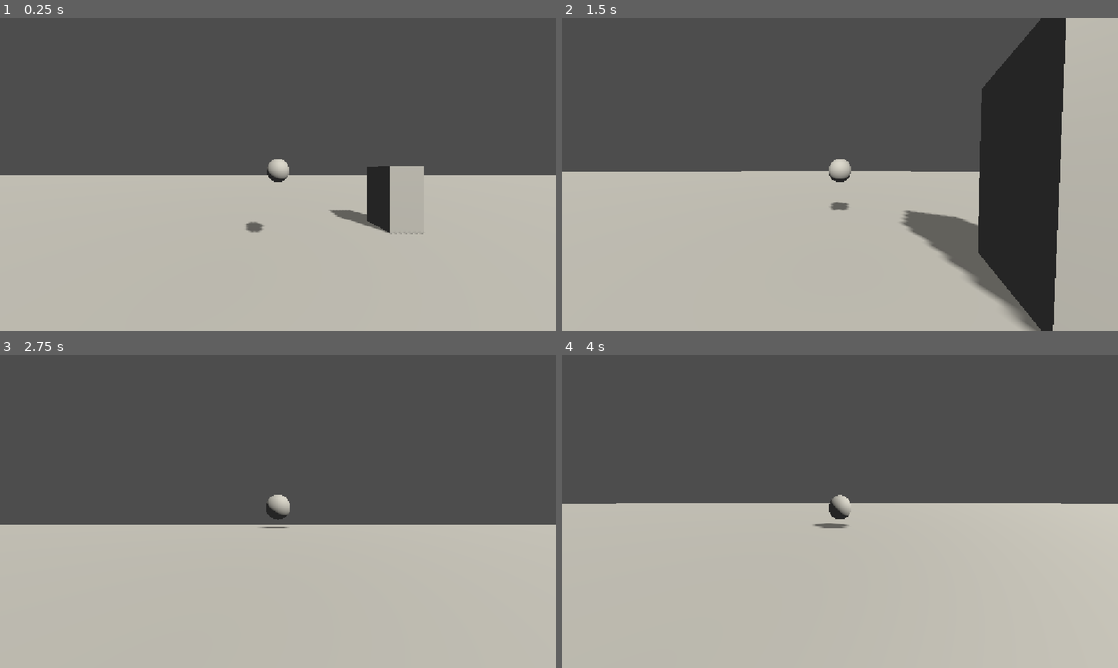
Above: before the commit, frames 1-4 (two rows, left to right).
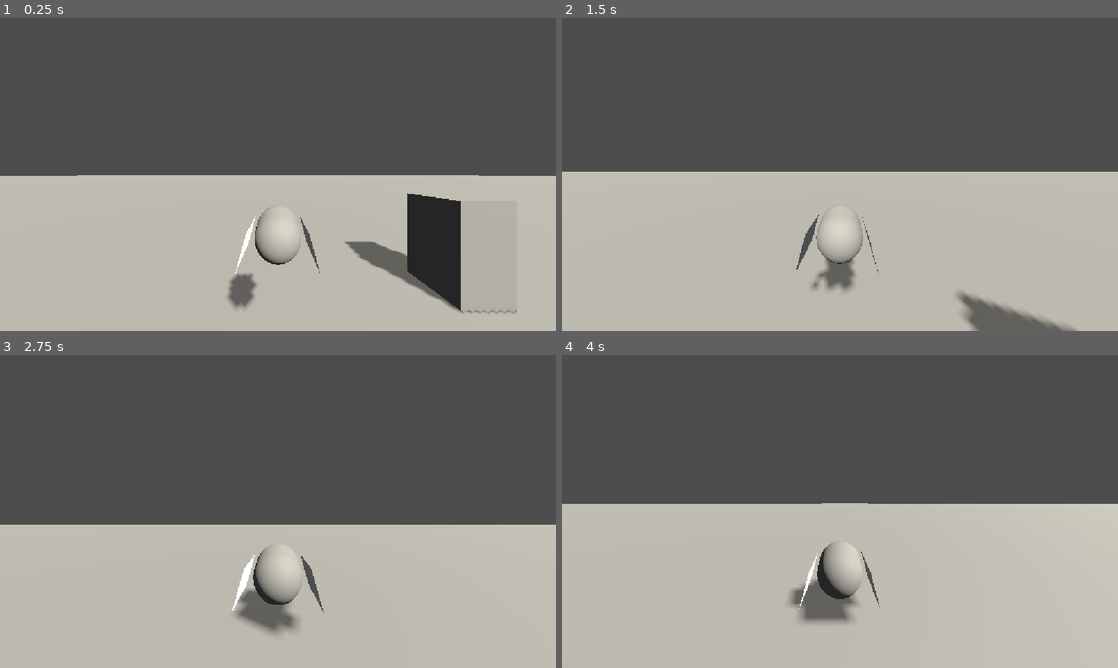
Above: after the commit, the same moments.

Repository: Su-Nes/bird-game
Game: Godot game, scene res://World/World.tscn
Same seed, same stepped clock (60 frames per second), same inputs: the game is played once before the commit and once after it.
Inputs (mouse positions are in pixels of both pictures, inside the frame that each line leads up to):
- Up to frame 1 (0.25 s): no input
- Up to frame 2 (1.5 s): move the mouse to (867, 174) at 0.52 s; hold W (forward) from 0.53 s (still down); tap Space (jump) at 0.77 s; move the mouse to (812, 174) at 1.27 s
- Up to frame 3 (2.75 s): keep holding W (forward); tap Space (jump) at 1.52 s; move the mouse to (289, 505) at 2.02 s
- Up to frame 4 (4 s): keep holding W (forward); move the mouse to (834, 517) at 2.77 s; tap Space (jump) at 3.02, 3.77 s; move the mouse to (878, 514) at 3.52 s

The runs differ from the first frame. In frame 1, 6.5% of the frame differs, in the area x 0-100%, y 45-95%; in frame 2, 21%, in the area x 32-100%, y 0-100%; in frame 3, 2.2%; in frame 4, 2.4%.

Commit message:
Proto bird mesh.

Diff:
--- a/Player/GeneralScripts/CameraMotion.gd
+++ b/Player/GeneralScripts/CameraMotion.gd
@@ -17,7 +17,7 @@
 	#	pivot.rotate_y(-event..x * CAMERA_SENS)
 	#	pivot.rotate_x(-event.relative.y * CAMERA_SENS)
 
-	rotation.x = clamp(rotation.x, deg_to_rad(-85), deg_to_rad(85))
+	rotation.x = clamp(rotation.x, deg_to_rad(-85), deg_to_rad(60))
 
 func _process(_delta):
 	if Input.is_action_just_pressed("pause"):
--- a/Player/PlayerController.tscn
+++ b/Player/PlayerController.tscn
@@ -11,6 +11,18 @@
 [sub_resource type="CapsuleMesh" id="CapsuleMesh_qkran"]
 height = 1.3310547
 
+[sub_resource type="StandardMaterial3D" id="StandardMaterial3D_60uoq"]
+cull_mode = 2
+
+[sub_resource type="QuadMesh" id="QuadMesh_joydu"]
+lightmap_size_hint = Vector2i(7, 7)
+material = SubResource("StandardMaterial3D_60uoq")
+size = Vector2(0.335, 0.51)
+
+[sub_resource type="PrismMesh" id="PrismMesh_qkran"]
+left_to_right = 0.8
+size = Vector3(0.135, 0.17, 0.195)
+
 [sub_resource type="CapsuleShape3D" id="CapsuleShape3D_6md3q"]
 height = 1.3232422
 
@@ -22,9 +34,25 @@
 [node name="Mesh" type="Node3D" parent="." unique_id=1026739179]
 top_level = true
 
-[node name="MeshInstance3D" type="MeshInstance3D" parent="Mesh" unique_id=121188186]
+[node name="BodyMesh" type="MeshInstance3D" parent="Mesh" unique_id=121188186]
 transform = Transform3D(0.5, 0, 0, 0, 0.12940954, 0.4829629, 0, -0.4829629, 0.12940954, 0, 0, 0)
 mesh = SubResource("CapsuleMesh_qkran")
+
+[node name="Wings" type="Node3D" parent="Mesh" unique_id=1425311760]
+
+[node name="WingMeshL" type="MeshInstance3D" parent="Mesh/Wings" unique_id=1754773031]
+transform = Transform3D(0.25881907, 4.222196e-08, -0.9659258, 0.9659258, -1.1313341e-08, 0.25881907, 0, -1, -4.371139e-08, -0.30533126, 0, 0.18659747)
+mesh = SubResource("QuadMesh_joydu")
+
+[node name="WingMeshR" type="MeshInstance3D" parent="Mesh/Wings" unique_id=502445274]
+transform = Transform3D(-0.25881904, 5.5024728e-08, -0.9659258, 0.9659258, -4.222196e-08, -0.25881904, -5.5024728e-08, -1, -4.222196e-08, 0.3, 0, 0.187)
+mesh = SubResource("QuadMesh_joydu")
+
+[node name="Beak" type="Node3D" parent="Mesh" unique_id=1190860183]
+
+[node name="BeakMesh" type="MeshInstance3D" parent="Mesh/Beak" unique_id=852340943]
+transform = Transform3D(-4.371139e-08, 0, 1, -1, -4.371139e-08, -4.371139e-08, 4.371139e-08, -1, 1.9106855e-15, 0, 0, -0.35896307)
+mesh = SubResource("PrismMesh_qkran")
 
 [node name="CollisionShape3D" type="CollisionShape3D" parent="." unique_id=1116598755 groups=["Player"]]
 transform = Transform3D(0.5, 0, 0, 0, 0.5, 0, 0, 0, 0.5, 0, 0, 0)
@@ -52,11 +80,12 @@
 metadata/_custom_type_script = "uid://bvfkhbgfu15mb"
 
 [node name="CameraPivot" type="Node3D" parent="." unique_id=2114444008]
+transform = Transform3D(1, 0, 0, 0, 1, 0, 0, 0, 1, 0, 0.75, 0)
 script = ExtResource("4_bacvh")
 CAMERA_SENS = 0.5
 
 [node name="SpringArm3D" type="SpringArm3D" parent="CameraPivot" unique_id=780229940]
-spring_length = 3.0
+spring_length = 1.5
 margin = 1.0
 
 [node name="Camera3D" type="Camera3D" parent="CameraPivot/SpringArm3D" unique_id=1870356551]
